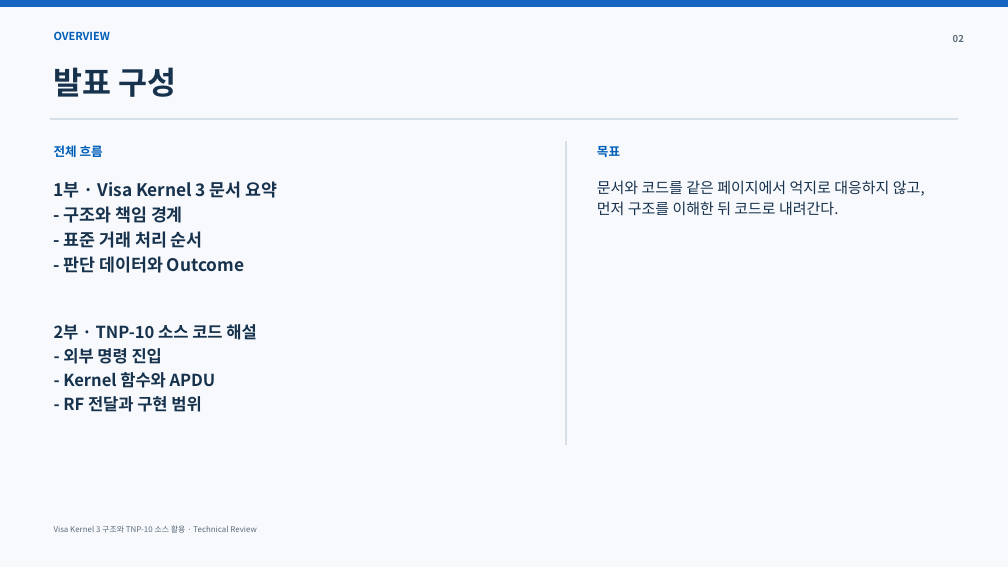
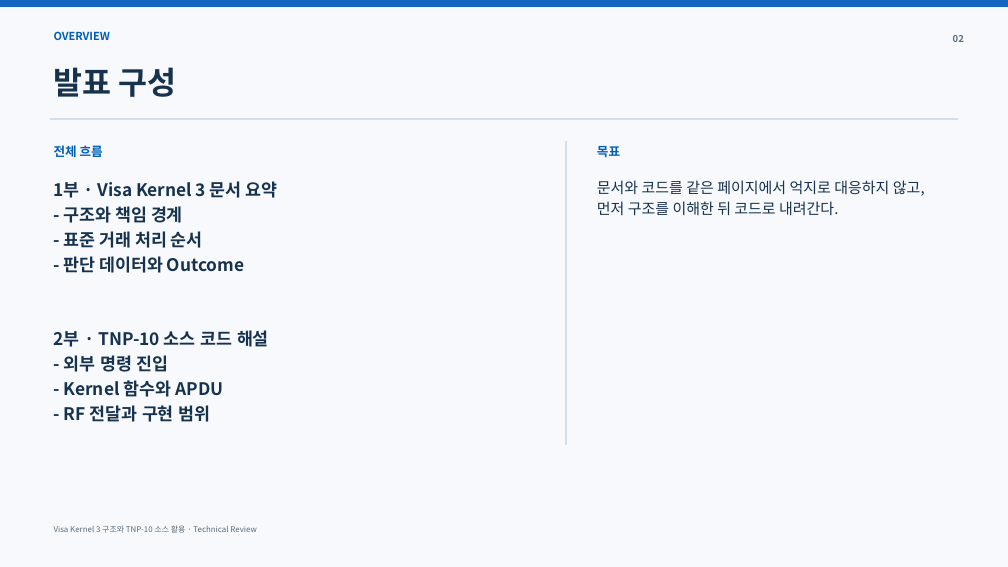
Before and after one commit to tjdguswls01/SeongHyeonJin_em, a slide deck: slide 2 of kernel/01_VISA/visa.pptx. Drawn at 1008x567 pixels with LibreOffice and Linux fonts; fonts in the diff are those of the drawing. Boxes give left, top, right and bottom in pixels: in the first picture for what was removed or moved away, otherwise in the second. Text is boxed around its words. In the diff, an @@ line names an element or a change of style, - is before the commit and + after.

```diff
--- a/kernel/01_VISA/visa.pptx
+++ b/kernel/01_VISA/visa.pptx
@@ text removed at [54, 324, 256, 412] @@
-2부 · TNP-10 소스 코드 해설
-- 외부 명령 진입
-- Kernel 함수와 APDU
-- RF 전달과 구현 범위
@@ text at [54, 330, 269, 422]: paragraphs added @@
+2부 · TNP-10 소스 코드 해설
+- 외부 명령 진입
+- Kernel 함수와 APDU
+- RF 전달과 구현 범위
```
Also in this commit, not shown: 3 other slides changed, 2 other files.
